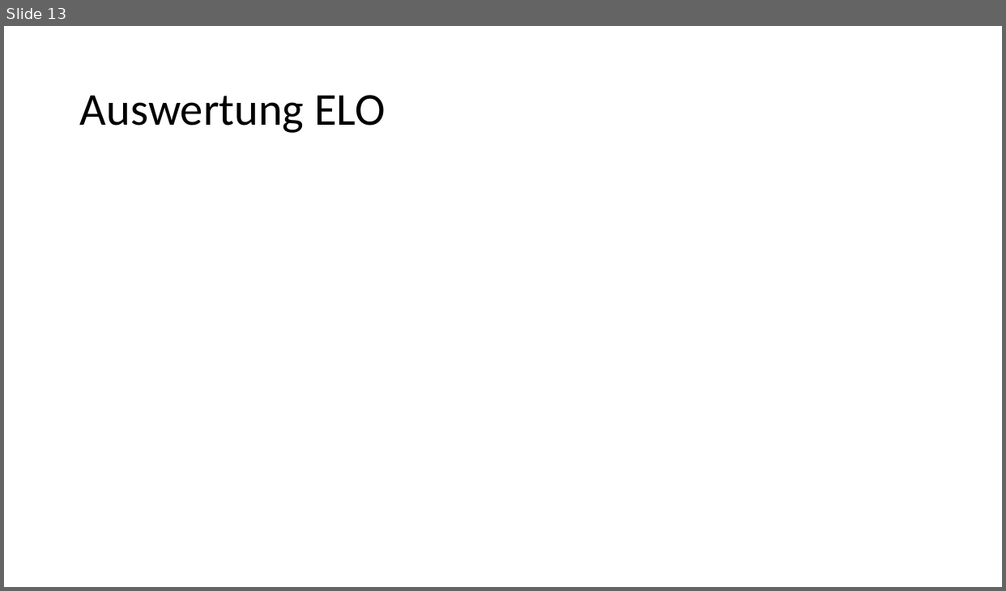
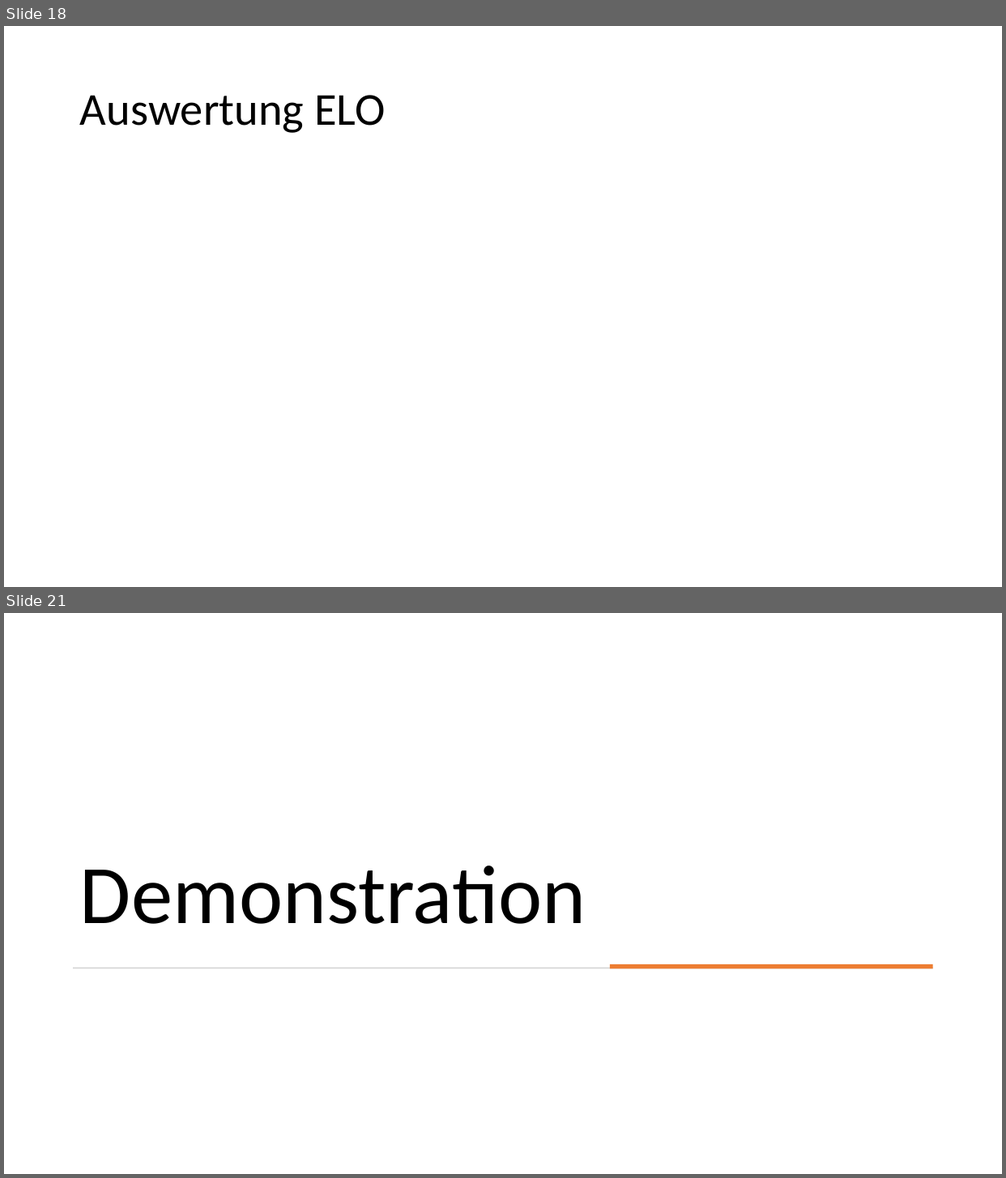
Before and after one commit to Brebeck-Jan/chessmaster, a slide deck: Präsentationen/Abschlusspräsentation/Chessmaster_Abschluss.pptx. Shown one above the other, each under a label of ours: slide 13 before the commit, slides 18 and 21 after it; the slides between them are not shown. The pictures are 1006x591 and 1006x1178 pixels, drawn with LibreOffice and Linux fonts; fonts in the diff are those of the drawing. Boxes give left, top, right and bottom in pixels: in the first picture for what was removed or moved away, otherwise in the second. Text is boxed around its words. In the diff, an @@ line names an element or a change of style, - is before the commit and + after.

```diff
--- a/Präsentationen/Abschlusspräsentation/Chessmaster_Abschluss.pptx
+++ b/Präsentationen/Abschlusspräsentation/Chessmaster_Abschluss.pptx
@@ slide 21 added at bbox=[4, 613, 1002, 1174], background #FFFFFF @@
@@ title added at bbox=[80, 866, 586, 924], 80 pt, text #000000 @@
+Demonstration
@@ rectangle added at bbox=[73, 968, 933, 969], fill #D5D5D5 @@
@@ rectangle added at bbox=[610, 965, 933, 969], fill #ED7D31 @@
@@ what was slide 13 is now slide 18 @@
```
Also in this commit, not shown: 11 slides changed, 11 other slides added, 5 slides removed.
